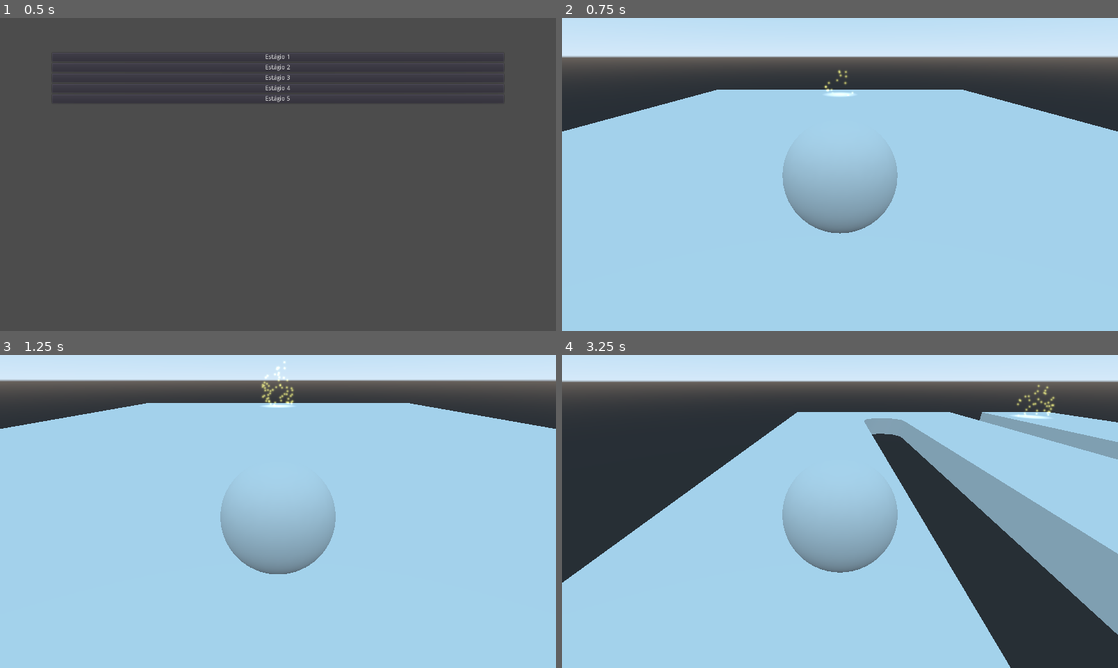
Above: before the commit, frames 1-4 (two rows, left to right).
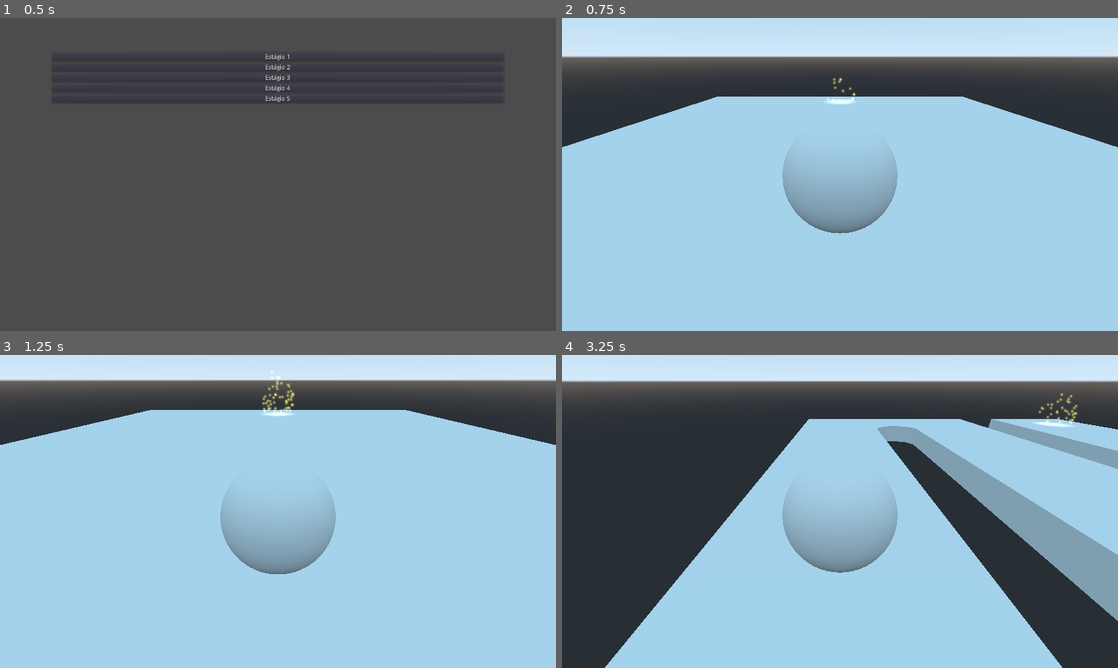
Above: after the commit, the same moments.

Repository: Brawmario/super-poli-ball
Game: Godot game, scene res://Main.tscn
Same seed, same stepped clock (60 frames per second), same inputs: the game is played once before the commit and once after it.
Inputs:
- Up to frame 1 (0.5 s): no input
- Up to frame 2 (0.75 s): click "Estágio 1" at 0.5 s
- Up to frame 3 (1.25 s): no input
- Up to frame 4 (3.25 s): tap Enter at 1.25 s; hold Right (ui_right) 1.28-2 s; tap R at 1.35 s; click "Estágio 2" at 2 s; click "Estágio 3" at 2.75 s

Frame 1 is identical in both runs. In frame 2, 3.1% of the frame differs, in the area x 0-100%, y 16-42%; in frame 3, 3.3%; in frame 4, 18%, in the area x 0-100%, y 9-100%.

Commit message:
Algumas mudanças e adições
- Mudado convenção de nomes de nodes, agora é PascalCase sempre
- Adicionado código inicial de termino de estágio
- Feito cena "StageTemplate", agora todos os estágio devem ter ele como cena

Diff:
--- a/Goal/Goal.gd
+++ b/Goal/Goal.gd
@@ -1,17 +1,16 @@
 extends Spatial
 
 onready var area := $area
+onready var tween := $Tween
 
-# Called when the node enters the scene tree for the first time.
-func _ready():
-	pass # Replace with function body.
-
-# Called every frame. 'delta' is the elapsed time since the previous frame.
-#func _process(delta):
-#	pass
-
-
-func _on_area_body_entered(body: Ball):
+func _on_Area_body_entered(body: Ball):
 	if not body:
 		return
-	print("body entered")
+	print("ball entered")
+
+	body.custom_integrator = true
+	body.gravity_scale = 0
+	body.linear_velocity = Vector3()
+	body.angular_velocity = Vector3()
+	tween.interpolate_property(body, "translation", body.global_transform.origin, self.global_transform.origin + Vector3(0, 5, 0), 2, Tween.TRANS_LINEAR, Tween.EASE_IN)
+	tween.start()
--- a/Goal/Goal.tscn
+++ b/Goal/Goal.tscn
@@ -28,20 +28,22 @@
 [node name="Goal" type="Spatial"]
 script = ExtResource( 1 )
 
-[node name="area" type="Area" parent="."]
+[node name="Area" type="Area" parent="."]
 
-[node name="CollisionShape" type="CollisionShape" parent="area"]
+[node name="CollisionShape" type="CollisionShape" parent="Area"]
 shape = SubResource( 1 )
 
 [node name="SpotLight" type="SpotLight" parent="."]
-transform = Transform( 1, 0, 0, 0, -4.37114e-008, 1, 0, -1, -4.37114e-008, 0, 3.5, 0 )
+transform = Transform( 1, 0, 0, 0, -4.37114e-08, 1, 0, -1, -4.37114e-08, 0, 3.5, 0 )
 spot_range = 10.0
 spot_angle = 30.0
 
-[node name="stars" type="Particles" parent="."]
-transform = Transform( 1, 0, 0, 0, -1, 8.74228e-008, 0, -8.74228e-008, -1, 0, 0, 0 )
+[node name="Stars" type="Particles" parent="."]
+transform = Transform( 1, 0, 0, 0, -1, 8.74228e-08, 0, -8.74228e-08, -1, 0, 0, 0 )
 material_override = SubResource( 2 )
 amount = 100
 process_material = SubResource( 3 )
 draw_pass_1 = SubResource( 4 )
-[connection signal="body_entered" from="area" to="." method="_on_area_body_entered"]
+
+[node name="Tween" type="Tween" parent="."]
+[connection signal="body_entered" from="Area" to="." method="_on_Area_body_entered"]
--- a/Main.gd
+++ b/Main.gd
@@ -27,7 +27,7 @@
 	add_child(level)
 
 	ball = ball_scene.instance() as Ball
-	ball.global_transform = level.get_node("start").global_transform
+	ball.global_transform = level.get_node("Start").global_transform
 	# ball.global_translate(Vector3(0, 5, 0))
 	add_child(ball)
 	in_level = true
--- a/Menu/StageSelector.gd
+++ b/Menu/StageSelector.gd
@@ -4,36 +4,23 @@
 
 signal level_selected(packed_level)
 
-# Declare member variables here. Examples:
-# var a = 2
-# var b = "text"
-
-# Called when the node enters the scene tree for the first time.
 func _ready():
 	pass # Replace with function body.
 
-# Called every frame. 'delta' is the elapsed time since the previous frame.
-#func _process(delta):
-#	pass
-
-func _on_but_stage1_pressed():
+func _on_ButStage1_pressed():
 	var level_scene = preload("res://Stages/Stage1/Stage1.tscn")
 	emit_signal("level_selected", level_scene)
 
-
-func _on_but_stage2_pressed():
+func _on_ButStage2_pressed():
 	pass # Replace with function body.
 
-
-func _on_but_stage3_pressed():
+func _on_ButStage3_pressed():
 	var level_scene = preload("res://Stages/Stage3/Stage3.tscn")
 	emit_signal("level_selected", level_scene)
 
-
-func _on_but_stage4_pressed():
+func _on_ButStage4_pressed():
 	pass # Replace with function body.
 
-
-func _on_but_stage5_pressed():
+func _on_ButStage5_pressed():
 	var level_scene = preload("res://Stages/Stage5/Stage5.tscn")
 	emit_signal("level_selected", level_scene)
--- a/Menu/StageSelector.tscn
+++ b/Menu/StageSelector.tscn
@@ -17,36 +17,36 @@
 margin_right = 1160.0
 margin_bottom = 640.0
 
-[node name="but_stage1" type="Button" parent="VBoxContainer"]
+[node name="ButStage1" type="Button" parent="VBoxContainer"]
 margin_right = 1040.0
 margin_bottom = 20.0
 text = "Estágio 1"
 
-[node name="but_stage2" type="Button" parent="VBoxContainer"]
+[node name="ButStage2" type="Button" parent="VBoxContainer"]
 margin_top = 24.0
 margin_right = 1040.0
 margin_bottom = 44.0
 text = "Estágio 2"
 
-[node name="but_stage3" type="Button" parent="VBoxContainer"]
+[node name="ButStage3" type="Button" parent="VBoxContainer"]
 margin_top = 48.0
 margin_right = 1040.0
 margin_bottom = 68.0
 text = "Estágio 3"
 
-[node name="but_stage4" type="Button" parent="VBoxContainer"]
+[node name="ButStage4" type="Button" parent="VBoxContainer"]
 margin_top = 72.0
 margin_right = 1040.0
 margin_bottom = 92.0
 text = "Estágio 4"
 
-[node name="but_stage5" type="Button" parent="VBoxContainer"]
+[node name="ButStage5" type="Button" parent="VBoxContainer"]
 margin_top = 96.0
 margin_right = 1040.0
 margin_bottom = 116.0
 text = "Estágio 5"
-[connection signal="pressed" from="VBoxContainer/but_stage1" to="." method="_on_but_stage1_pressed"]
-[connection signal="pressed" from="VBoxContainer/but_stage2" to="." method="_on_but_stage2_pressed"]
-[connection signal="pressed" from="VBoxContainer/but_stage3" to="." method="_on_but_stage3_pressed"]
-[connection signal="pressed" from="VBoxContainer/but_stage4" to="." method="_on_but_stage4_pressed"]
-[connection signal="pressed" from="VBoxContainer/but_stage5" to="." method="_on_but_stage5_pressed"]
+[connection signal="pressed" from="VBoxContainer/ButStage1" to="." method="_on_ButStage1_pressed"]
+[connection signal="pressed" from="VBoxContainer/ButStage2" to="." method="_on_ButStage2_pressed"]
+[connection signal="pressed" from="VBoxContainer/ButStage3" to="." method="_on_ButStage3_pressed"]
+[connection signal="pressed" from="VBoxContainer/ButStage4" to="." method="_on_ButStage4_pressed"]
+[connection signal="pressed" from="VBoxContainer/ButStage5" to="." method="_on_ButStage5_pressed"]
--- a/Stages/Stage1/Stage1.tscn
+++ b/Stages/Stage1/Stage1.tscn
@@ -1,18 +1,18 @@
 [gd_scene load_steps=2 format=2]
 
-[ext_resource path="res://Goal/Goal.tscn" type="PackedScene" id=1]
+[ext_resource path="res://Stages/StageTemplate.tscn" type="PackedScene" id=1]
 
-[node name="Stage1" type="Spatial"]
+[node name="Stage1" instance=ExtResource( 1 )]
 
-[node name="start" type="Position3D" parent="."]
-transform = Transform( -1, 0, -8.74228e-008, 0, 1, 0, 8.74228e-008, 0, -1, 0, 4, -15 )
+[node name="Start" parent="." index="0"]
+transform = Transform( 1, 0, 0, 0, 1, 0, 0, 0, 1, 0, 5, 15 )
 
-[node name="goal" parent="." instance=ExtResource( 1 )]
-transform = Transform( 1, 0, 0, 0, 1, 0, 0, 0, 1, 0, 2, 15 )
+[node name="Goal" parent="." index="1"]
+transform = Transform( 1, 0, 0, 0, 1, 0, 0, 0, 1, 0, 2, -15 )
 
-[node name="CSGCombiner" type="CSGCombiner" parent="."]
+[node name="CSGCombiner" type="CSGCombiner" parent="." index="2"]
 use_collision = true
 
-[node name="CSGBox" type="CSGBox" parent="CSGCombiner"]
+[node name="CSGBox" type="CSGBox" parent="CSGCombiner" index="0"]
 width = 40.0
 depth = 40.0
--- a/Stages/Stage3/Stage3.tscn
+++ b/Stages/Stage3/Stage3.tscn
@@ -1,44 +1,44 @@
 [gd_scene load_steps=2 format=2]
 
-[ext_resource path="res://Goal/Goal.tscn" type="PackedScene" id=1]
+[ext_resource path="res://Stages/StageTemplate.tscn" type="PackedScene" id=1]
 
-[node name="Stage3" type="Spatial"]
+[node name="Stage3" instance=ExtResource( 1 )]
 
-[node name="start" type="Position3D" parent="."]
-transform = Transform( -1, 0, -8.74228e-08, 0, 1, 0, 8.74228e-08, 0, -1, 13.2054, 4, -15 )
+[node name="Start" parent="." index="0"]
+transform = Transform( -1, 0, -8.74228e-08, 0, 1, 0, 8.74228e-08, 0, -1, 15, 5, -15 )
 
-[node name="goal" parent="." instance=ExtResource( 1 )]
-transform = Transform( 1, 0, 0, 0, 1, 0, 0, 0, 1, -13.2368, 2, 15 )
+[node name="Goal" parent="." index="1"]
+transform = Transform( 1, 0, 0, 0, 1, 0, 0, 0, 1, -15, 2, 15 )
 
-[node name="CSGCombiner" type="CSGCombiner" parent="."]
+[node name="CSGCombiner" type="CSGCombiner" parent="." index="2"]
 use_collision = true
 
-[node name="CSGBox" type="CSGBox" parent="CSGCombiner"]
+[node name="CSGBox" type="CSGBox" parent="CSGCombiner" index="0"]
 width = 40.0
 depth = 40.0
 
-[node name="CSGBox2" type="CSGBox" parent="CSGCombiner"]
+[node name="CSGBox2" type="CSGBox" parent="CSGCombiner" index="1"]
 transform = Transform( 1, 0, 0, 0, 1, 0, 0, 0, 1, 7.76819, 0.275907, -9.07483 )
 operation = 2
 width = 5.0
 height = 4.0
 depth = 40.0
 
-[node name="CSGCylinder" type="CSGCylinder" parent="CSGCombiner"]
+[node name="CSGCylinder" type="CSGCylinder" parent="CSGCombiner" index="2"]
 transform = Transform( 1, 0, 0, 0, 1, 0, 0, 0, 1, 7.73946, 0.275907, 11.0068 )
 operation = 2
 radius = 2.55142
 height = 4.0005
 sides = 11
 
-[node name="CSGBox3" type="CSGBox" parent="CSGCombiner"]
+[node name="CSGBox3" type="CSGBox" parent="CSGCombiner" index="3"]
 transform = Transform( 1, 0, 0, 0, 1, 0, 0, 0, 1, -6.75288, 0.275907, 8.26345 )
 operation = 2
 width = 5.0
 height = 4.0
 depth = 40.0
 
-[node name="CSGCylinder2" type="CSGCylinder" parent="CSGCombiner"]
+[node name="CSGCylinder2" type="CSGCylinder" parent="CSGCombiner" index="4"]
 transform = Transform( 1, 0, 0, 0, 1, 0, 0, 0, 1, -6.66549, 0.732406, -12.4296 )
 operation = 2
 radius = 2.55142
--- a/Stages/Stage5/Stage5.tscn
+++ b/Stages/Stage5/Stage5.tscn
@@ -1,6 +1,6 @@
 [gd_scene load_steps=7 format=2]
 
-[ext_resource path="res://Goal/Goal.tscn" type="PackedScene" id=1]
+[ext_resource path="res://Stages/StageTemplate.tscn" type="PackedScene" id=1]
 
 [sub_resource type="CubeMesh" id=1]
 size = Vector3( 5, 2, 15 )
@@ -59,64 +59,64 @@
 "values": [ Vector3( 0, 0, 0 ), Vector3( 0, 120, 0 ), Vector3( 0, 240, 0 ), Vector3( 0, 360, 0 ) ]
 }
 
-[node name="Stage1" type="Spatial"]
+[node name="Stage5" instance=ExtResource( 1 )]
 
-[node name="start" type="Position3D" parent="."]
-transform = Transform( -1, 0, -8.74228e-08, 0, 1, 0, 8.74228e-08, 0, -1, 0, 4, -28.0687 )
+[node name="Start" parent="." index="0"]
+transform = Transform( 1, 0, 0, 0, 1, 0, 0, 0, 1, 0, 5, 30 )
 
-[node name="goal" parent="." instance=ExtResource( 1 )]
-transform = Transform( 1, 0, 0, 0, 1, 0, 0, 0, 1, 0, 2, 29.9527 )
+[node name="Goal" parent="." index="1"]
+transform = Transform( 1, 0, 0, 0, 1, 0, 0, 0, 1, 0, 2, -30 )
 
-[node name="CSGCombiner" type="CSGCombiner" parent="."]
+[node name="CSGCombiner" type="CSGCombiner" parent="." index="2"]
 use_collision = true
 
-[node name="CSGBox" type="CSGBox" parent="CSGCombiner"]
+[node name="CSGBox" type="CSGBox" parent="CSGCombiner" index="0"]
 transform = Transform( 1, 0, 0, 0, 1, 0, 0, 0, 1, 0, 0, -29.9995 )
 width = 10.0
 depth = 10.0
 
-[node name="CSGBox2" type="CSGBox" parent="CSGCombiner"]
+[node name="CSGBox2" type="CSGBox" parent="CSGCombiner" index="1"]
 transform = Transform( 1, 0, 0, 0, 1, 0, 0, 0, 1, 0, 0, 29.8962 )
 width = 10.0
 depth = 10.0
 
-[node name="Bridge" type="MeshInstance" parent="."]
+[node name="Bridge" type="MeshInstance" parent="." index="3"]
 transform = Transform( 1, 0, 0, 0, 1, 0, 0, 0, 1, 0, 0, -16.105 )
 mesh = SubResource( 1 )
 material/0 = null
 
-[node name="StaticBody" type="StaticBody" parent="Bridge"]
+[node name="StaticBody" type="StaticBody" parent="Bridge" index="0"]
 
-[node name="CollisionShape" type="CollisionShape" parent="Bridge/StaticBody"]
+[node name="CollisionShape" type="CollisionShape" parent="Bridge/StaticBody" index="0"]
 shape = SubResource( 2 )
 
-[node name="AnimationPlayer" type="AnimationPlayer" parent="Bridge"]
+[node name="AnimationPlayer" type="AnimationPlayer" parent="Bridge" index="1"]
 autoplay = "rotate"
 anims/rotate = SubResource( 3 )
 
-[node name="Bridge2" type="MeshInstance" parent="."]
+[node name="Bridge2" type="MeshInstance" parent="." index="4"]
 mesh = SubResource( 1 )
 material/0 = null
 
-[node name="StaticBody" type="StaticBody" parent="Bridge2"]
+[node name="StaticBody" type="StaticBody" parent="Bridge2" index="0"]
 
-[node name="CollisionShape" type="CollisionShape" parent="Bridge2/StaticBody"]
+[node name="CollisionShape" type="CollisionShape" parent="Bridge2/StaticBody" index="0"]
 shape = SubResource( 2 )
 
-[node name="AnimationPlayer" type="AnimationPlayer" parent="Bridge2"]
+[node name="AnimationPlayer" type="AnimationPlayer" parent="Bridge2" index="1"]
 autoplay = "rotate"
 anims/rotate = SubResource( 4 )
 
-[node name="Bridge3" type="MeshInstance" parent="."]
+[node name="Bridge3" type="MeshInstance" parent="." index="5"]
 transform = Transform( 1, 0, 0, 0, 1, 0, 0, 0, 1, 0, 0, 15.8299 )
 mesh = SubResource( 1 )
 material/0 = null
 
-[node name="StaticBody" type="StaticBody" parent="Bridge3"]
+[node name="StaticBody" type="StaticBody" parent="Bridge3" index="0"]
 
-[node name="CollisionShape" type="CollisionShape" parent="Bridge3/StaticBody"]
+[node name="CollisionShape" type="CollisionShape" parent="Bridge3/StaticBody" index="0"]
 shape = SubResource( 2 )
 
-[node name="AnimationPlayer" type="AnimationPlayer" parent="Bridge3"]
+[node name="AnimationPlayer" type="AnimationPlayer" parent="Bridge3" index="1"]
 autoplay = "rotate"
 anims/rotate = SubResource( 5 )
--- /dev/null
+++ b/Stages/StageTemplate.gd
@@ -0,0 +1,4 @@
+extends Spatial
+
+func _ready():
+	pass # Replace with function body.
--- /dev/null
+++ b/Stages/StageTemplate.tscn
@@ -0,0 +1,11 @@
+[gd_scene load_steps=3 format=2]
+
+[ext_resource path="res://Stages/StageTemplate.gd" type="Script" id=1]
+[ext_resource path="res://Goal/Goal.tscn" type="PackedScene" id=2]
+
+[node name="StageTemplate" type="Spatial"]
+script = ExtResource( 1 )
+
+[node name="Start" type="Position3D" parent="."]
+
+[node name="Goal" parent="." instance=ExtResource( 2 )]
